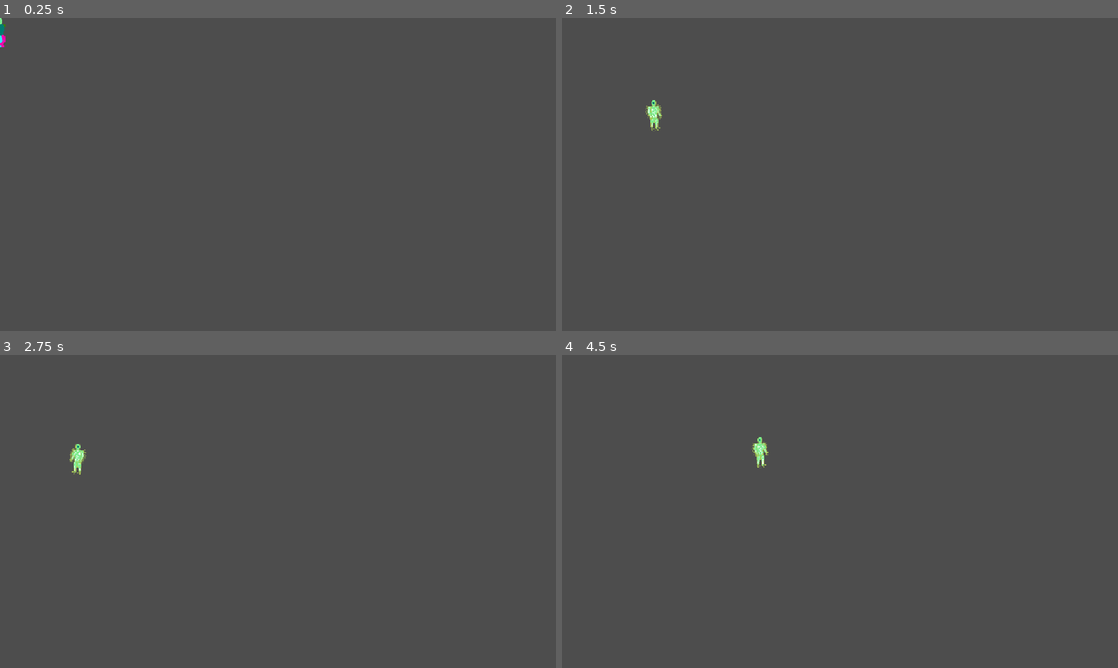
Above: before the commit, frames 1-4 (two rows, left to right).
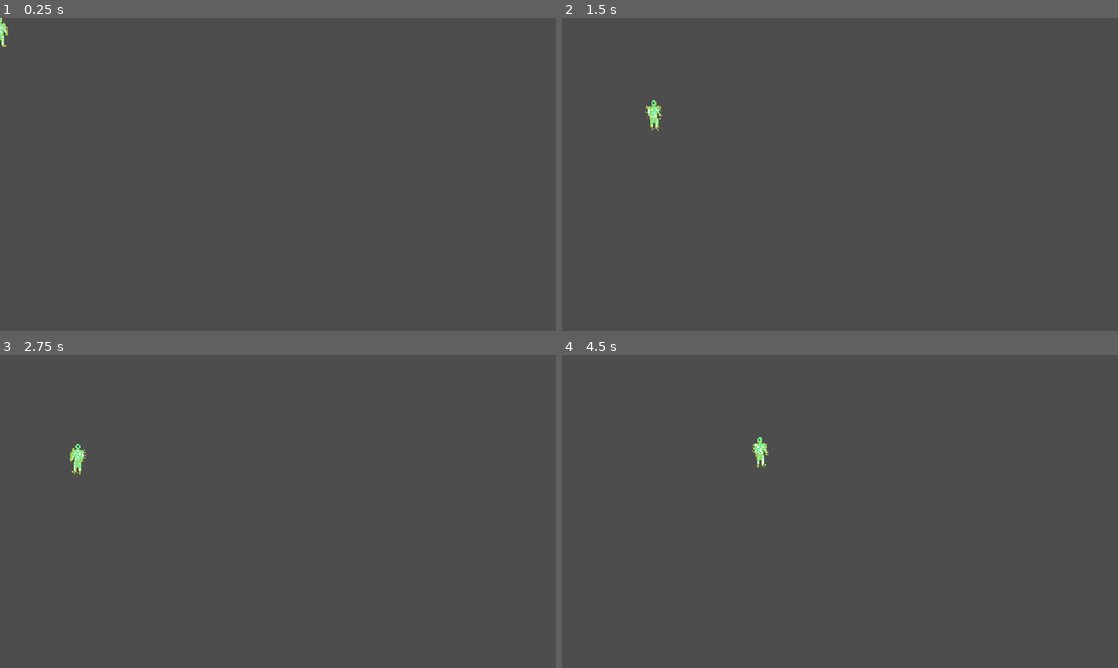
Above: after the commit, the same moments.

Repository: rohit0110/RogueLike
Game: Godot game, scene res://main.tscn
Same seed, same stepped clock (60 frames per second), same inputs: the game is played once before the commit and once after it.
Inputs:
- Up to frame 1 (0.25 s): no input
- Up to frame 2 (1.5 s): hold D (move_right) from 0.53 s (still down); tap W (jump) at 0.6, 0.77, 1.07, 1.35 s
- Up to frame 3 (2.75 s): tap W (jump) at 1.52, 1.82, 2.1 s; release D (move_right) at 2.03 s; hold A (move_left) from 2.03 s (still down)
- Up to frame 4 (4.5 s): release A (move_left) at 2.78 s; hold D (move_right) 2.78-4.28 s; tap W (jump) at 2.85, 3.02, 3.32, 3.6, 3.77, 4.07, 4.35 s; hold A (move_left) from 4.28 s (still down)

The runs differ from the first frame. In frame 1, less than 0.1% of the frame differs, in the area x 0-2%, y 0-10%; in frame 2, less than 0.1%; in frame 3, less than 0.1%; in frame 4, less than 0.1%.

Commit message:
Sorting files

Diff:
--- a/merge/icon.svg
+++ /dev/null
@@ -1 +0,0 @@
-<svg xmlns="http://www.w3.org/2000/svg" width="128" height="128"><rect width="124" height="124" x="2" y="2" fill="#363d52" stroke="#212532" stroke-width="4" rx="14"/><g fill="#fff" transform="translate(12.322 12.322)scale(.101)"><path d="M105 673v33q407 354 814 0v-33z"/><path fill="#478cbf" d="m105 673 152 14q12 1 15 14l4 67 132 10 8-61q2-11 15-15h162q13 4 15 15l8 61 132-10 4-67q3-13 15-14l152-14V427q30-39 56-81-35-59-83-108-43 20-82 47-40-37-88-64 7-51 8-102-59-28-123-42-26 43-46 89-49-7-98 0-20-46-46-89-64 14-123 42 1 51 8 102-48 27-88 64-39-27-82-47-48 49-83 108 26 42 56 81zm0 33v39c0 276 813 276 814 0v-39l-134 12-5 69q-2 10-14 13l-162 11q-12 0-16-11l-10-65H446l-10 65q-4 11-16 11l-162-11q-12-3-14-13l-5-69z"/><path d="M483 600c0 34 58 34 58 0v-86c0-34-58-34-58 0z"/><circle cx="725" cy="526" r="90"/><circle cx="299" cy="526" r="90"/></g><g fill="#414042" transform="translate(12.322 12.322)scale(.101)"><circle cx="307" cy="532" r="60"/><circle cx="717" cy="532" r="60"/></g></svg>
--- a/merge/main.tscn
+++ b/merge/main.tscn
@@ -1,9 +1,9 @@
 [gd_scene load_steps=17 format=3 uid="uid://d2h4yf8j5d665"]
 
 [ext_resource type="Script" uid="uid://bx1ptepa7wadj" path="res://Player/player.gd" id="1_1bvp3"]
-[ext_resource type="Texture2D" uid="uid://cqkokxtu8pgho" path="res://Assets/Toechondria_Idle_Layer_parts.png" id="2_lquwl"]
-[ext_resource type="Texture2D" uid="uid://cio6k3oohwil3" path="res://Assets/Toechondria_4F_Jump.png" id="3_7mycd"]
-[ext_resource type="Texture2D" uid="uid://jieuhusdsnqk" path="res://Assets/Toechondria_Walk_SeparateParts.png" id="4_272bh"]
+[ext_resource type="Texture2D" uid="uid://b2s3lb207iloo" path="res://Assets/Animations/Idle/Toechondria_Idle_Layer_parts.png" id="2_lquwl"]
+[ext_resource type="Texture2D" uid="uid://4b2b0spjw8dp" path="res://Assets/Animations/Jump/Toechondria_4F_Jump.png" id="3_7mycd"]
+[ext_resource type="Texture2D" uid="uid://b6aqogqji2lhv" path="res://Assets/Animations/Walk/Toechondria_Walk_SeparateParts.png" id="4_272bh"]
 
 [sub_resource type="AtlasTexture" id="AtlasTexture_hqtel"]
 atlas = ExtResource("2_lquwl")
@@ -99,7 +99,7 @@
 
 [node name="AnimatedSprite2D" type="AnimatedSprite2D" parent="Player"]
 sprite_frames = SubResource("SpriteFrames_bwjto")
-animation = &"jump"
+animation = &"idle"
 
 [node name="CollisionShape2D" type="CollisionShape2D" parent="Player"]
 shape = SubResource("CapsuleShape2D_op7ga")
--- a/merge/project.godot
+++ b/merge/project.godot
@@ -13,7 +13,6 @@
 config/name="EnemDesign"
 run/main_scene="uid://d2h4yf8j5d665"
 config/features=PackedStringArray("4.4", "GL Compatibility")
-config/icon="res://icon.svg"
 
 [display]
 
@@ -44,5 +43,6 @@
 
 [rendering]
 
+textures/canvas_textures/default_texture_filter=0
 renderer/rendering_method="gl_compatibility"
 renderer/rendering_method.mobile="gl_compatibility"
Renamed: merge/Assets/Toechondria_Idle_Layer_parts.png -> merge/Assets/Animations/Idle/Toechondria_Idle_Layer_parts.png
Renamed: merge/Assets/Toechondria_4F_Jump.png -> merge/Assets/Animations/Jump/Toechondria_4F_Jump.png
Renamed: merge/Assets/Toechondria_Walk_SeparateParts.png -> merge/Assets/Animations/Walk/Toechondria_Walk_SeparateParts.png
